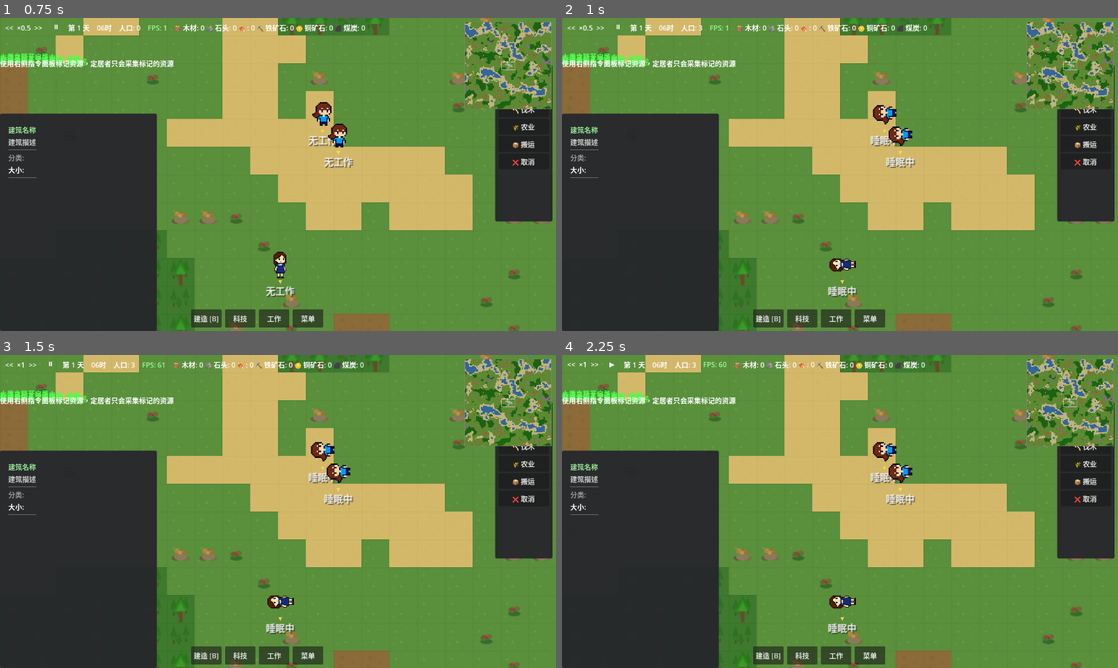
Above: before the commit, frames 1-4 (two rows, left to right).
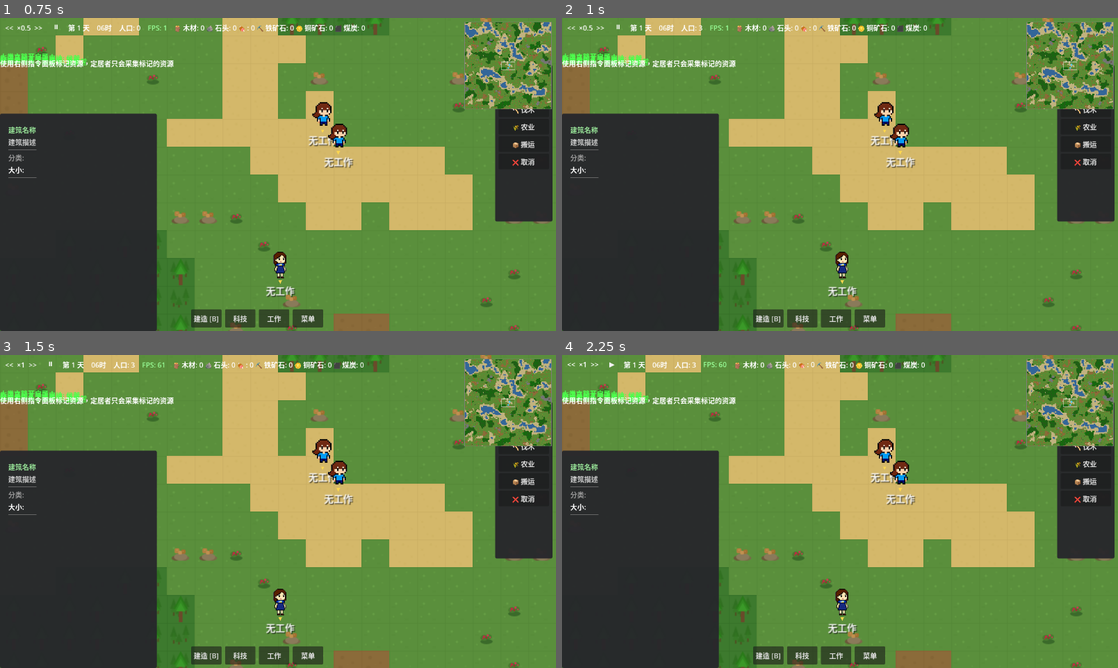
Above: after the commit, the same moments.

Repository: ZhanXuzhao/the-path-of-humanity
Game: Godot game, scene res://scenes/game.tscn
The game is run twice, just before and just after one commit, with the same random seed, the same clock (stepped at 60 frames per second) and the same inputs.
Inputs:
- Up to frame 1 (0.75 s): click "<<" at 0.5 s
- Up to frame 2 (1 s): no input
- Up to frame 3 (1.5 s): click ">>" at 1.25 s
- Up to frame 4 (2.25 s): click "⏸" at 2 s

Frame 1 is identical in both runs. In frame 2, 1.0% of the frame differs, in the area x 47-64%, y 26-90%; in frame 3, 1.0%; in frame 4, 1.0%.

Commit message:
fix: settler sleep logic - no work is prerequisite for sleep
Move sleep from _update_settlers() to after _assign_ai_tasks().
Only idle settlers with no work assigned will go to sleep.
- _update_settlers: only handle urgent needs (hunger, overweight)
- New _handle_idle_sleep(): runs after task assignment
- Sleep conditions: rest < 30 or nighttime

Diff:
--- a/scripts/core/game.gd
+++ b/scripts/core/game.gd
@@ -162,6 +162,9 @@
 
 		# 分配任务给空闲定居者
 		_assign_ai_tasks()
+
+		# 仍有空闲的定居者 → 没活干了，去睡觉（没工作是前提）
+		_handle_idle_sleep()
 
 		# 检查选中的定居者是否还存活
 		if selected_settler != null and not is_instance_valid(selected_settler):
@@ -1163,17 +1166,26 @@
 			s._auto_store_overweight()
 			continue
 
-		# 3. 无工作时就去睡觉（不考虑睡眠度和时间）
-		LogUtil.info(s, "IDLE -> sleep")
-		var home = s.find_nearest_residential()
-		if not home.is_empty():
-			s.try_sleep(home.pos, home.world_pos)
-			continue
-		# 没有住所也尝试原地休息
-		s.try_sleep(Vector2i.ZERO, s.position)
-
 	# 清理已失效的资源采集占用标记
 	_cleanup_harvest_claims()
+
+func _handle_idle_sleep():
+	"""仍有空闲的定居者 → 没活干了，去睡觉（没工作是前提）"""
+	var is_night = not _gm.is_daytime()
+	for s in settlers:
+		if not is_instance_valid(s):
+			continue
+		if s.state != Settler.SettlerState.IDLE:
+			continue
+		# 只有精力不足(<30)或夜晚时才睡觉
+		var rest = s.needs.get("rest", 100)
+		if rest < 30.0 or is_night:
+			LogUtil.info(s, "IDLE -> sleep (rest=%.1f, night=%s)" % [rest, is_night])
+			var home = s.find_nearest_residential()
+			if not home.is_empty():
+				s.try_sleep(home.pos, home.world_pos)
+				continue
+			s.try_sleep(Vector2i.ZERO, s.position)
 
 func _assign_ai_tasks():
 	"""为所有空闲定居者分配任务（使用 WorkManager 的优先级配置）"""
